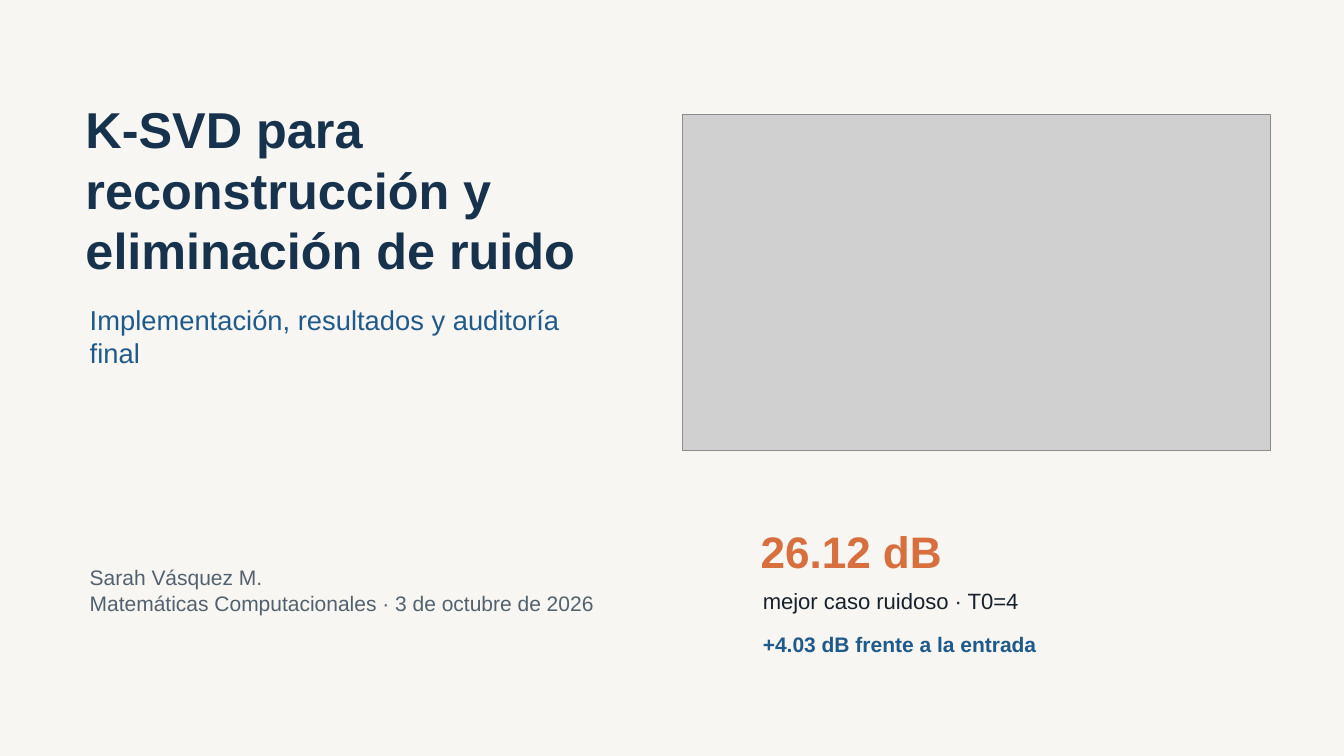
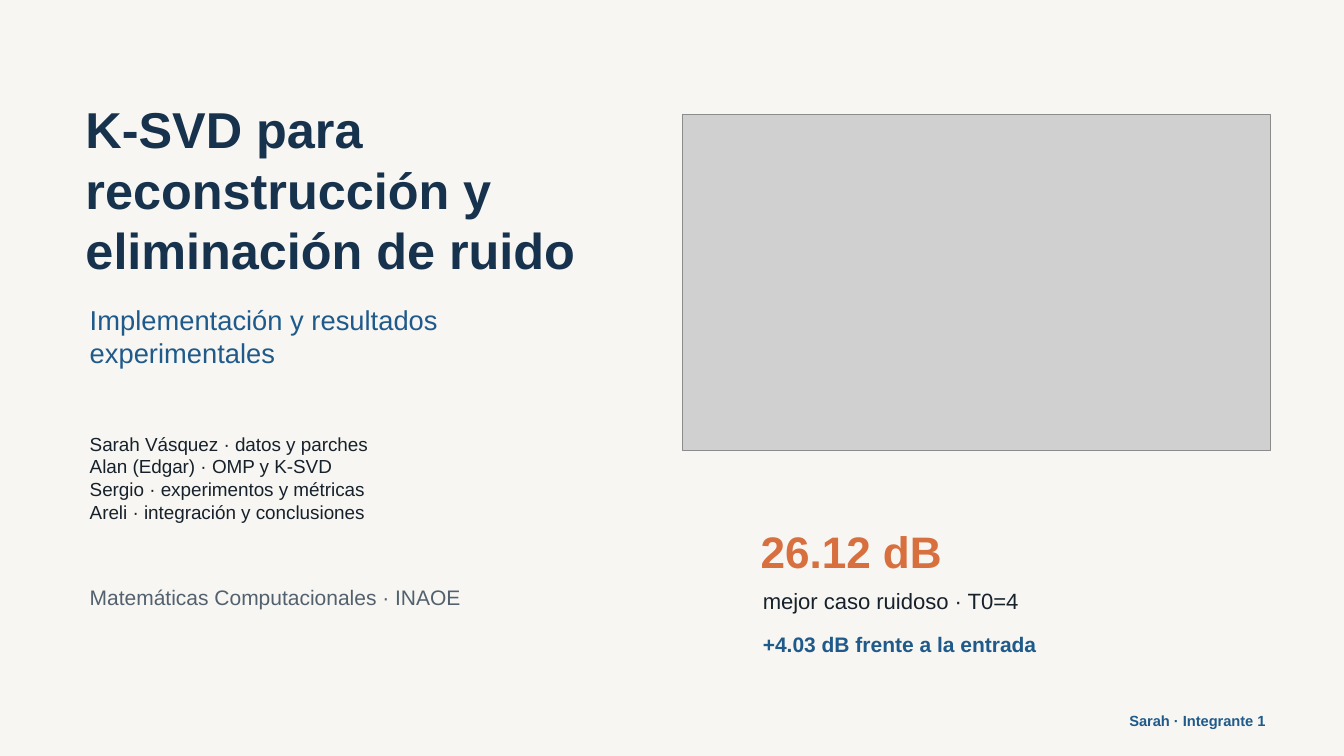
Before and after one commit to SarahVasquezM/ksvd-image-denoising, a slide deck: slide 1 of 04_final/presentacion_final.pptx. Drawn at 1344x756 pixels with LibreOffice and Linux fonts; fonts in the diff are those of the drawing; grey boxes stand for pictures. Boxes give left, top, right and bottom in pixels: in the first picture for what was removed or moved away, otherwise in the second. Text is boxed around its words. In the diff, an @@ line names an element or a change of style, - is before the commit and + after.

```diff
--- a/04_final/presentacion_final.pptx
+++ b/04_final/presentacion_final.pptx
@@ text at bbox=[90, 310, 437, 368]: text changed @@
-Implementación, resultados y auditoría final
+Implementación y resultados experimentales
@@ text added at bbox=[90, 437, 368, 523], 13.5 pt, text #17212B @@
+Sarah Vásquez · datos y parches
+Alan (Edgar) · OMP y K-SVD
+Sergio · experimentos y métricas
+Areli · integración y conclusiones
@@ text at bbox=[90, 589, 460, 610]: text changed @@
-Sarah Vásquez M.
-Matemáticas Computacionales · 3 de octubre de 2026
+Matemáticas Computacionales · INAOE
@@ text added at bbox=[1129, 715, 1265, 729], 10.5 pt, text #1F5A8A, bold @@
+Sarah · Integrante 1
```
Also in this commit, not shown: 7 other slides changed, 20 other files.
